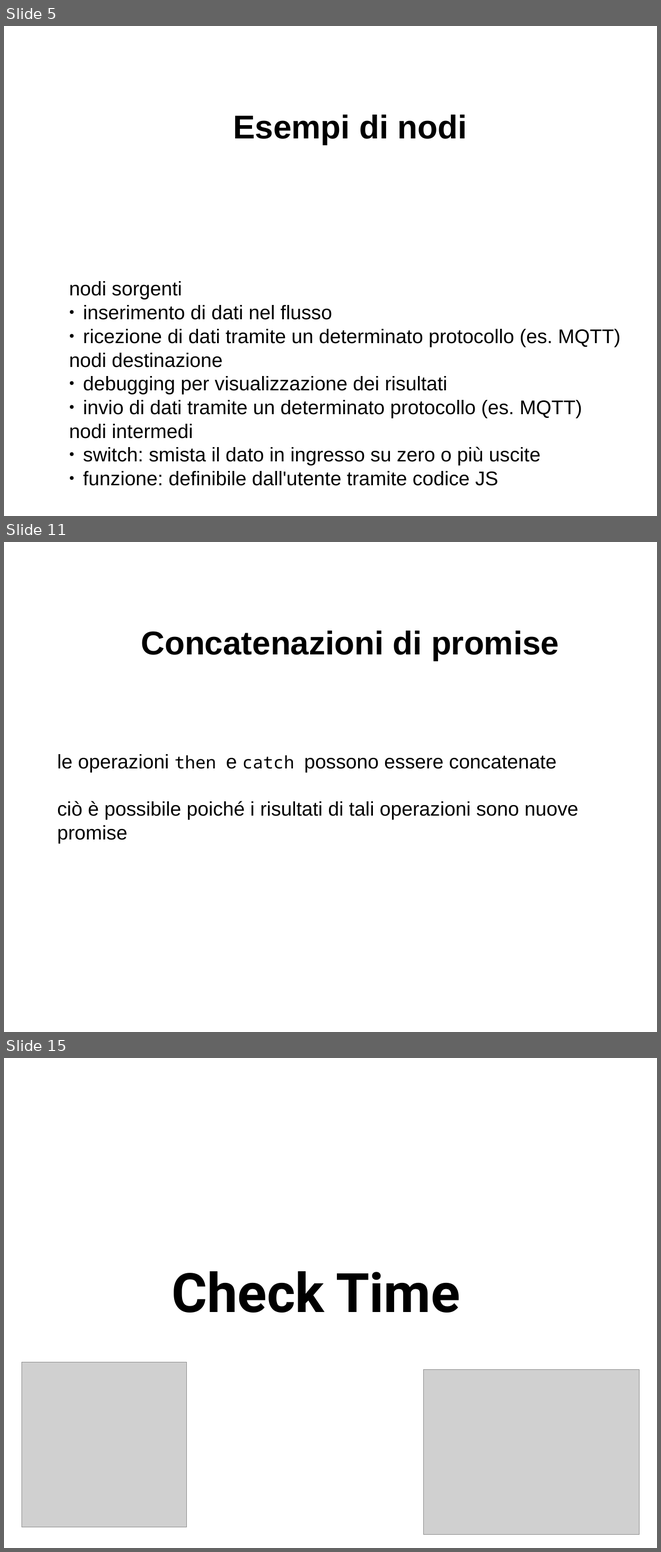
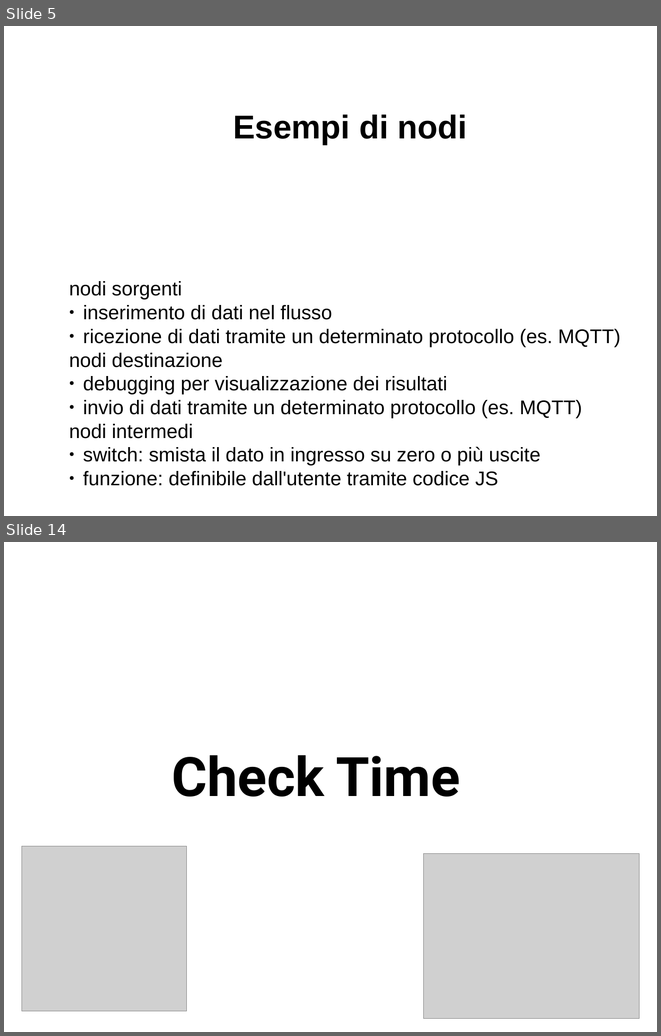
Before and after one commit to davideancona/minicorsiRAISE, a slide deck: iot/NodeRED.odp. Shown one above the other, each under a label of ours: slides 5, 11 and 15 before the commit, slides 5 and 14 after it; the slides between them are not shown. The pictures are 661x1552 and 661x1036 pixels, drawn with LibreOffice and Linux fonts; fonts in the diff are those of the drawing; grey boxes stand for pictures. Boxes give left, top, right and bottom in pixels: in the first picture for what was removed or moved away, otherwise in the second. Text is boxed around its words. In the diff, an @@ line names an element or a change of style, - is before the commit and + after.

```diff
--- a/iot/NodeRED.odp
+++ b/iot/NodeRED.odp
@@ slide 11 removed at (x1=4, y1=542, x2=657, y2=1032), background #FFFFFF @@
@@ text removed at (x1=141, y1=631, x2=559, y2=661) @@
-Concatenazioni di promise
@@ text removed at (x1=57, y1=754, x2=579, y2=844) @@
-le operazioni then e catch possono essere concatenate
-ciò è possibile poiché i risultati di tali operazioni sono nuove promise
@@ what was slide 15 is now slide 14 @@
```
Also in this commit, not shown: 3 slides changed, 5 slides added, 5 other slides removed, 2 other files.
